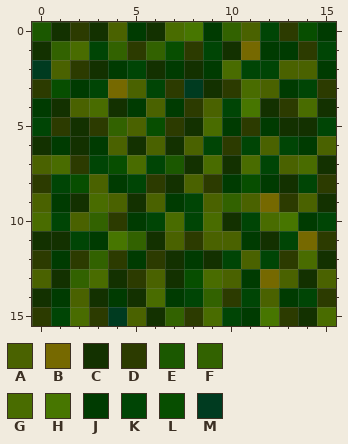
Pixel-art sprite -- assets/textures/blocks/Grass.png. Above is the file before it was changed.
The file is 16x16 pixels. Colours within 5 levels of each other are drawn and written as one.
Palette (. is transparent): A #4a6200  B #766900  C #133100  D #2c3b00  E #1b5800  F #326200  G #496c00  H #477600  J #003b01  K #004505  L #074e00  M #003b20
And afterwards:
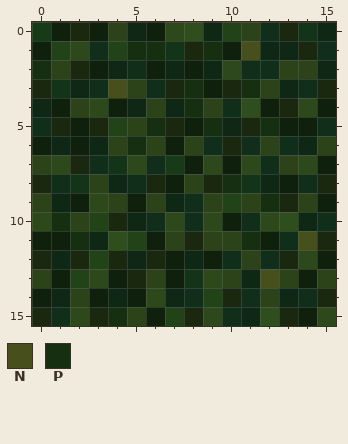
Colours new in this view: N #474f1d  P #162f11
Diff:
@@ palette @@
-A #4a6200
+A #2c4218
-C #133100
+C #0f210c
-D #2c3b00
+D #1a280f
-E #1b5800
+E #173b16
-F #326200
+F #224218
-G #496c00
+G #2d481b
-H #477600
+H #2e4f1d
-J #003b01
+J #0f2816
-K #004505
+K #112e1b
-L #074e00
+L #133419
@@ x 0..15 @@
  0 ECDCAJCGHJFAKDLJ
- 1 CFGKFDFLDKCBJJDK
- 2 MADCJKCJCJGKKAAJ
- 3 DLJKBAKDMCDGAJKD
- 4 JCAGCJAJDAKHCDGC
- 5 KDCDFALDCGJDJCCK
- 6 CJCJACACAKDKAKJA
+ 1 CFGKFPPLDPCNJJDK
+ 2 PADCJKCJCJGKKAAJ
+ 3 DLJKNAKDPCDPAJKD
+ 4 JCAGCJAJPAKHCDGC
+ 5 KDCDFAPDCPJDPCCK
+ 6 CJCJAPACAKDKAKJA
  7 AGDKLGKECGCGKAGC
- 8 DKLAJKDCADJLJCKD
- 9 AJCGACAJKAFABDAC
-10 GKAFDJKGKGCKGHJK
-11 CCKJHFCADAAJCKBD
+ 8 DKLAJKDCADPLJCKD
+ 9 AJCGACAJKAFAPDAC
+10 GPAFDJKGKGCKGHJK
+11 CCPJHFCADAAPCKND
 12 DJDFDJDCJCKAKDGC
-13 ACFGCDACLGAJBACA
+13 ACFGCDACLGAJNACA
 14 CJACJCGJKFDKAJKD
-15 DKGDMACFDGKJHDCG
+15 DKGDPACFDGKJHDCG
Boxes around the changes in both pictures, in picture pixels (x1, y1, x2, y2):
changed: (32, 22, 336, 326)
